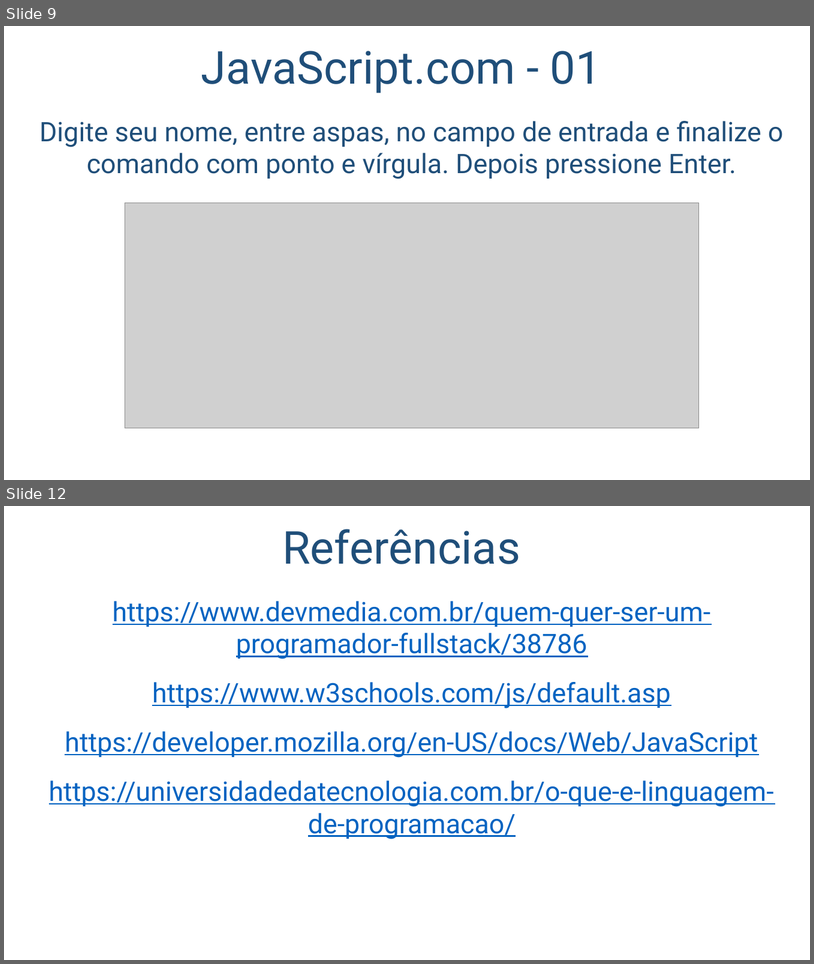
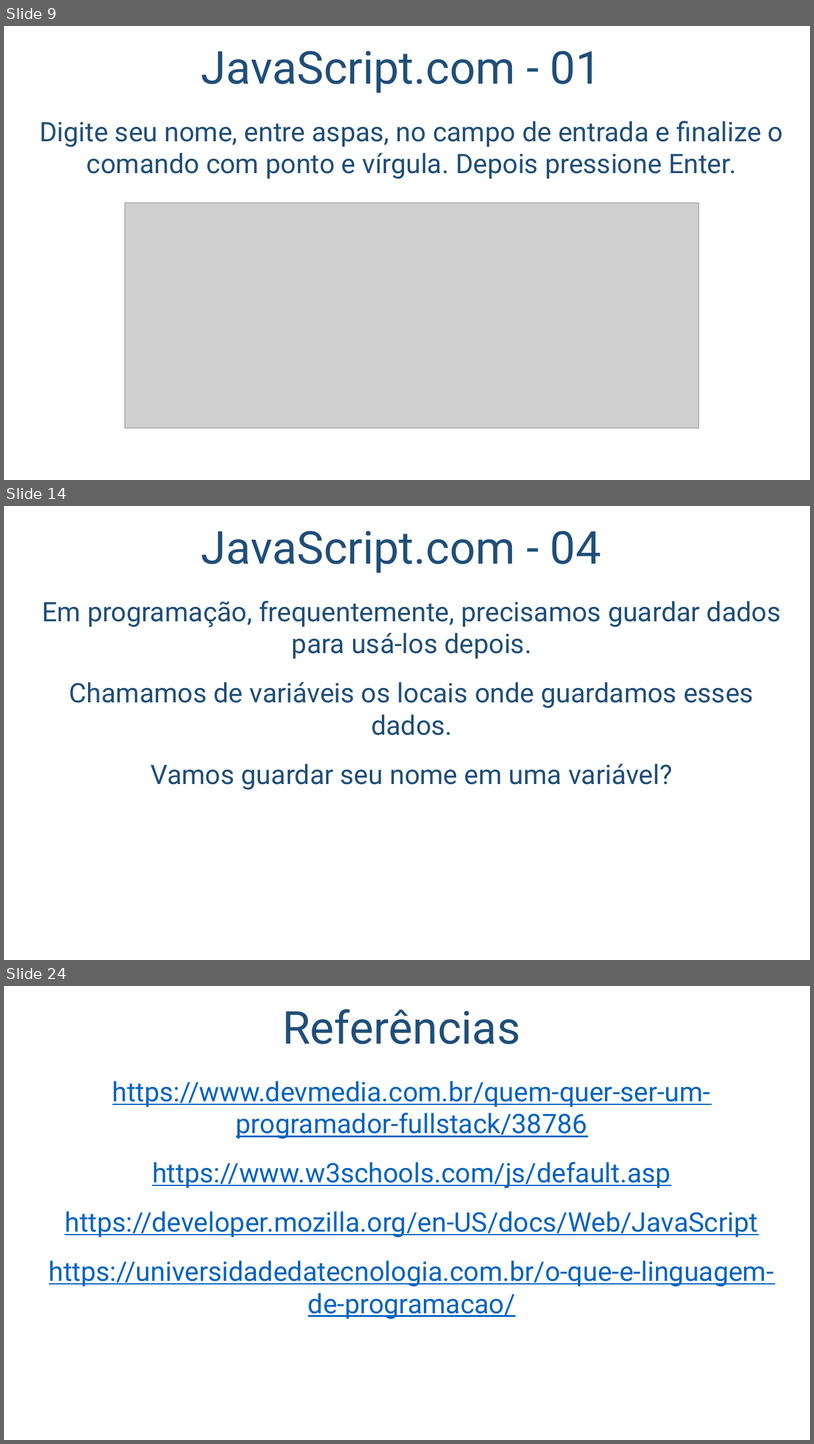
Before and after one commit to salmo-jr/public-slides, a slide deck: javascript-introducao.pptx. Shown one above the other, each under a label of ours: slides 9 and 12 before the commit, slides 9, 14 and 24 after it; the slides between them are not shown. The pictures are 814x964 and 814x1444 pixels, drawn with LibreOffice and Linux fonts; fonts in the diff are those of the drawing; grey boxes stand for pictures; background and template pictures are left out. Boxes give left, top, right and bottom in pixels: in the first picture for what was removed or moved away, otherwise in the second. Text is boxed around its words. In the diff, an @@ line names an element or a change of style, - is before the commit and + after.

```diff
--- a/javascript-introducao.pptx
+++ b/javascript-introducao.pptx
@@ slide 14 added at [4,506,810,960], background picture (left out) @@
@@ title added at [201,531,602,573], 54 pt, text #1F4E79 @@
+JavaScript.com - 04
@@ text added at [42,601,781,790], 32 pt, text #1F4E79 @@
+Em programação, frequentemente, precisamos guardar dados para usá-los depois.
+Chamamos de variáveis os locais onde guardamos esses dados.
+Vamos guardar seu nome em uma variável?
@@ what was slide 12 is now slide 24 @@
```
Also in this commit, not shown: 3 slides changed, 11 other slides added.
